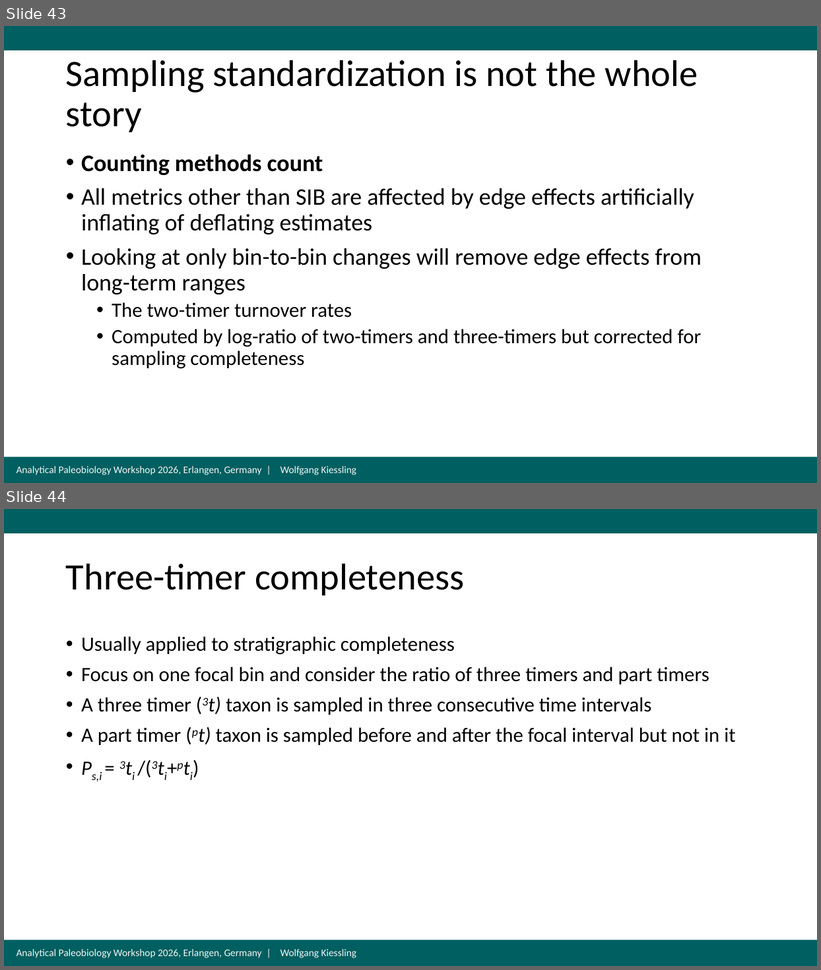
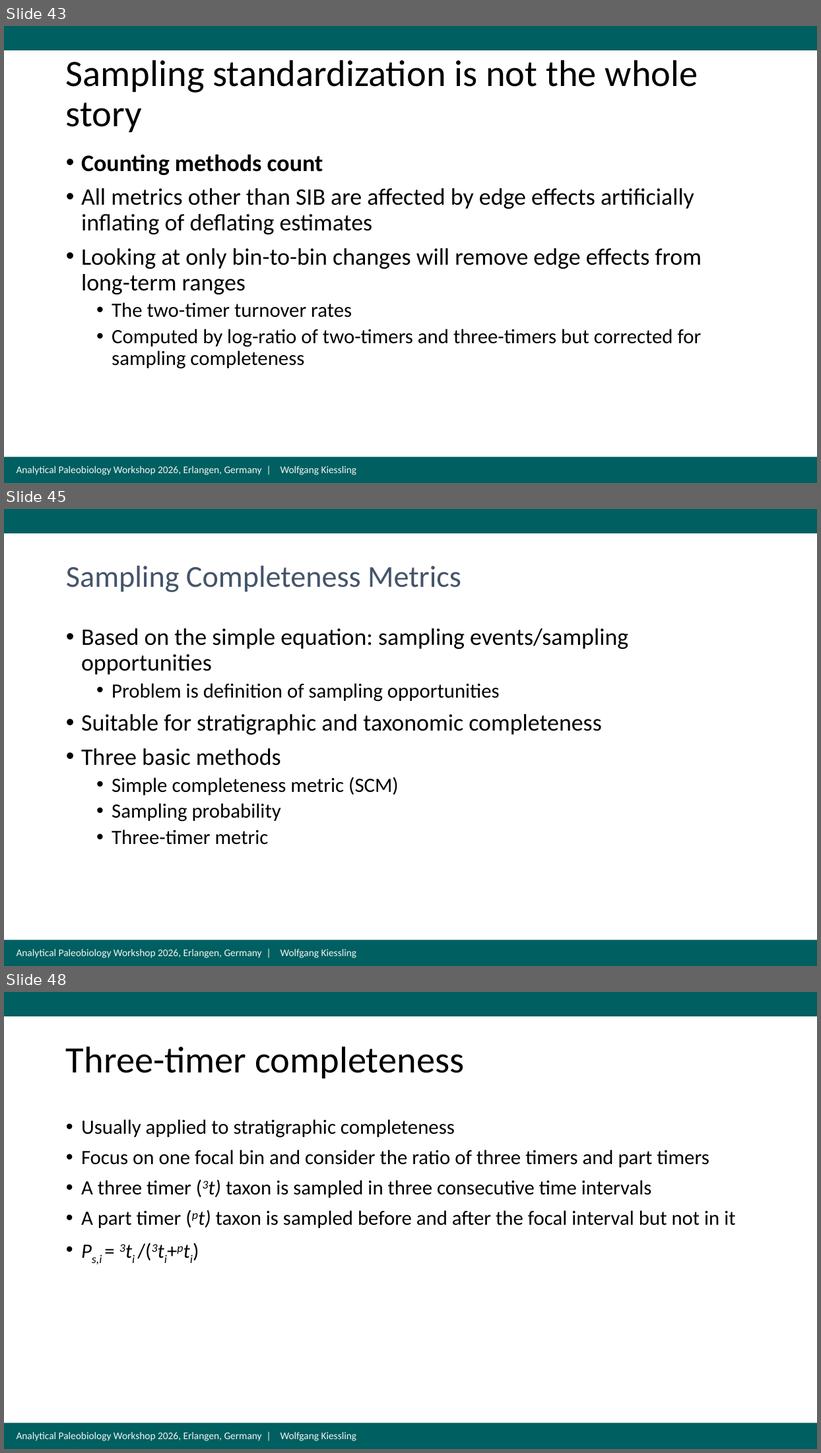
Before and after one commit to FAU-Paleo/apw_2026, a slide deck: docs/data/paleodiversity/Day3_Wolfgang/GlobalDiversity2026.pptx. Shown one above the other, each under a label of ours: slides 43 and 44 before the commit, slides 43, 45 and 48 after it; the slides between them are not shown. The pictures are 821x970 and 821x1453 pixels, drawn with LibreOffice and Linux fonts; fonts in the diff are those of the drawing. Boxes give left, top, right and bottom in pixels: in the first picture for what was removed or moved away, otherwise in the second. Text is boxed around its words. In the diff, an @@ line names an element or a change of style, - is before the commit and + after.

```diff
--- a/docs/data/paleodiversity/Day3_Wolfgang/GlobalDiversity2026.pptx
+++ b/docs/data/paleodiversity/Day3_Wolfgang/GlobalDiversity2026.pptx
@@ slide 45 added at (x1=4, y1=509, x2=817, y2=966), background #FFFFFF; not listed: 3 template elements that a slide beside it also shows @@
@@ title added at (x1=66, y1=566, x2=461, y2=592), 36 pt, text #44546A @@
+Sampling Completeness Metrics
@@ text added at (x1=81, y1=628, x2=628, y2=845), 28 pt, text #000000 @@
+• Based on the simple equation: sampling events/sampling opportunities
+  • Problem is definition of sampling opportunities
+• Suitable for stratigraphic and taxonomic completeness
+• Three basic methods
+  • Simple completeness metric (SCM)
+  • Sampling probability
+  • Three-timer metric
@@ what was slide 44 is now slide 48 @@
```
Also in this commit, not shown: 7 slides changed, 4 other slides added.
